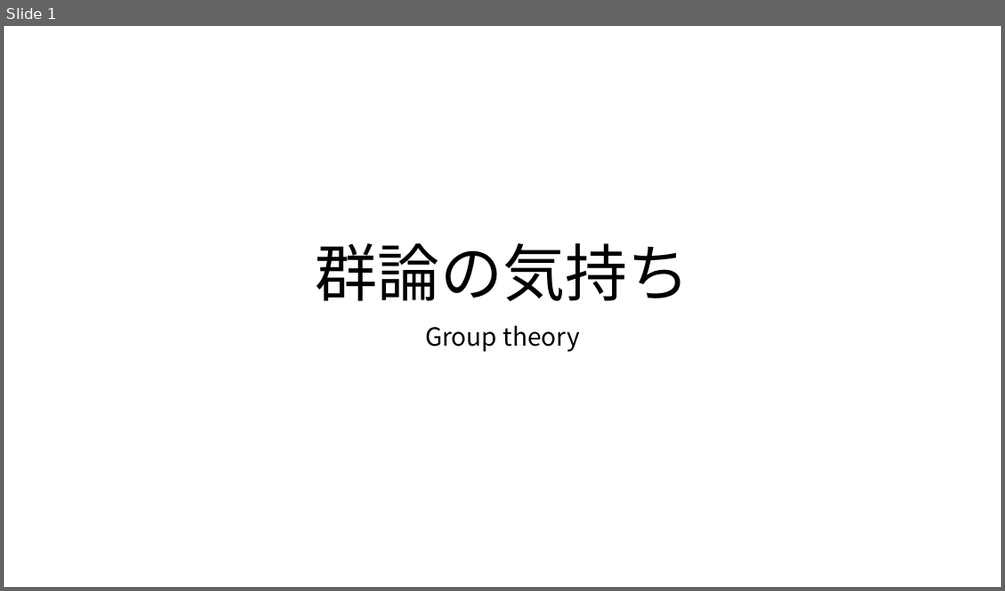
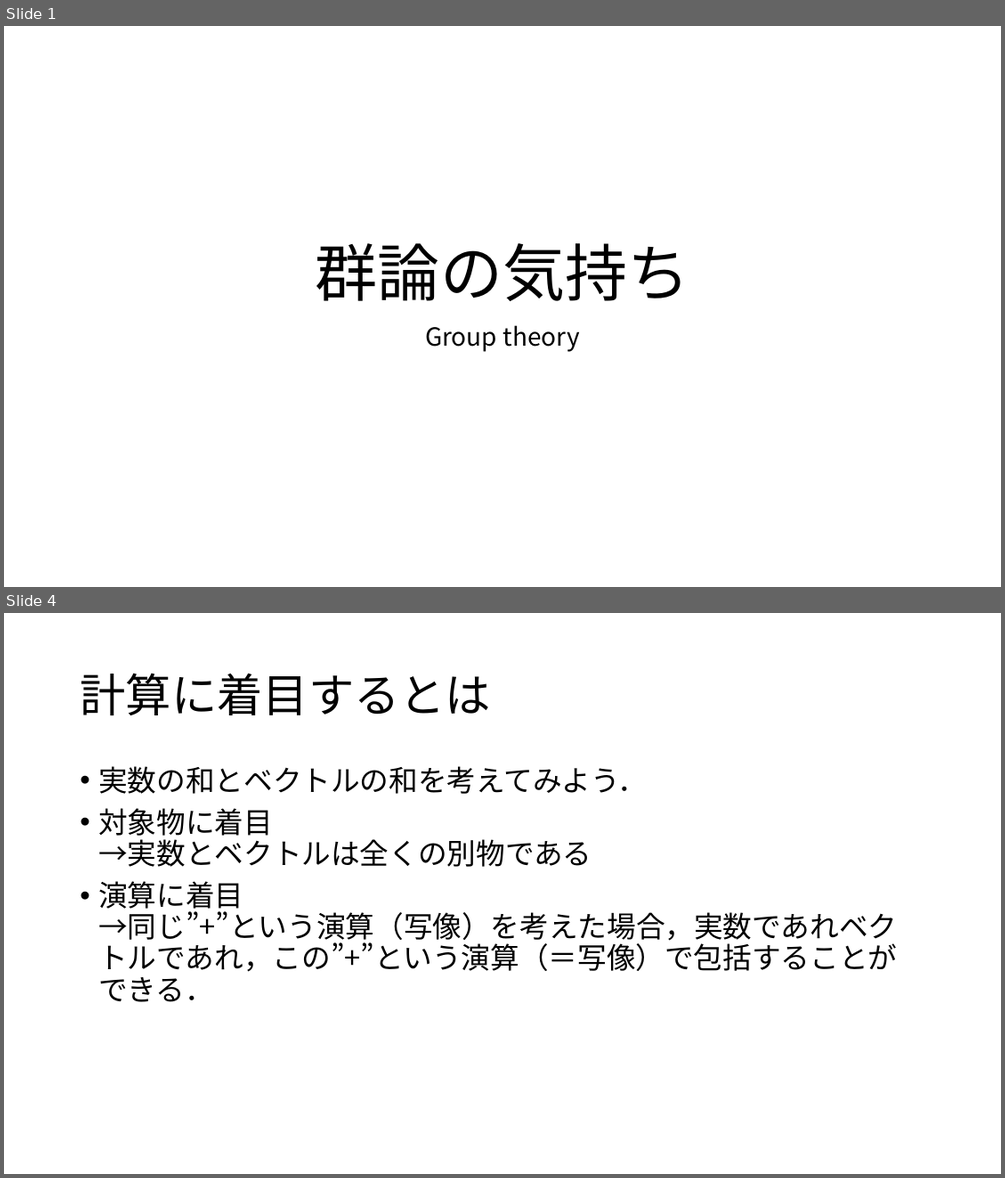
Before and after one commit to math-er/hyperbolic-space, a slide deck: 群の気持ち.pptx. Shown one above the other, each under a label of ours: slide 1 before the commit, slides 1 and 4 after it; the slides between them are not shown. The pictures are 1005x591 and 1005x1178 pixels, drawn with LibreOffice and Linux fonts; fonts in the diff are those of the drawing. Boxes give left, top, right and bottom in pixels: in the first picture for what was removed or moved away, otherwise in the second. Text is boxed around its words. In the diff, an @@ line names an element or a change of style, - is before the commit and + after.

```diff
--- a/群の気持ち.pptx
+++ b/群の気持ち.pptx
@@ slide 4 added at [4, 613, 1001, 1174], background #FFFFFF @@
@@ title added at [80, 673, 491, 715], 44 pt, text #000000 @@
+計算に着目するとは
@@ text added at [98, 766, 897, 1002], 28 pt, text #000000 @@
+• 実数の和とベクトルの和を考えてみよう．
+• 対象物に着目
+  →実数とベクトルは全くの別物である
+• 演算に着目
+  →同じ”+”という演算（写像）を考えた場合，実数であれベクトルであれ，この”+”という演算（＝写像）で包括することができる．
```
Also in this commit, not shown: 8 slides changed, 4 other slides added, 2 slides removed.
